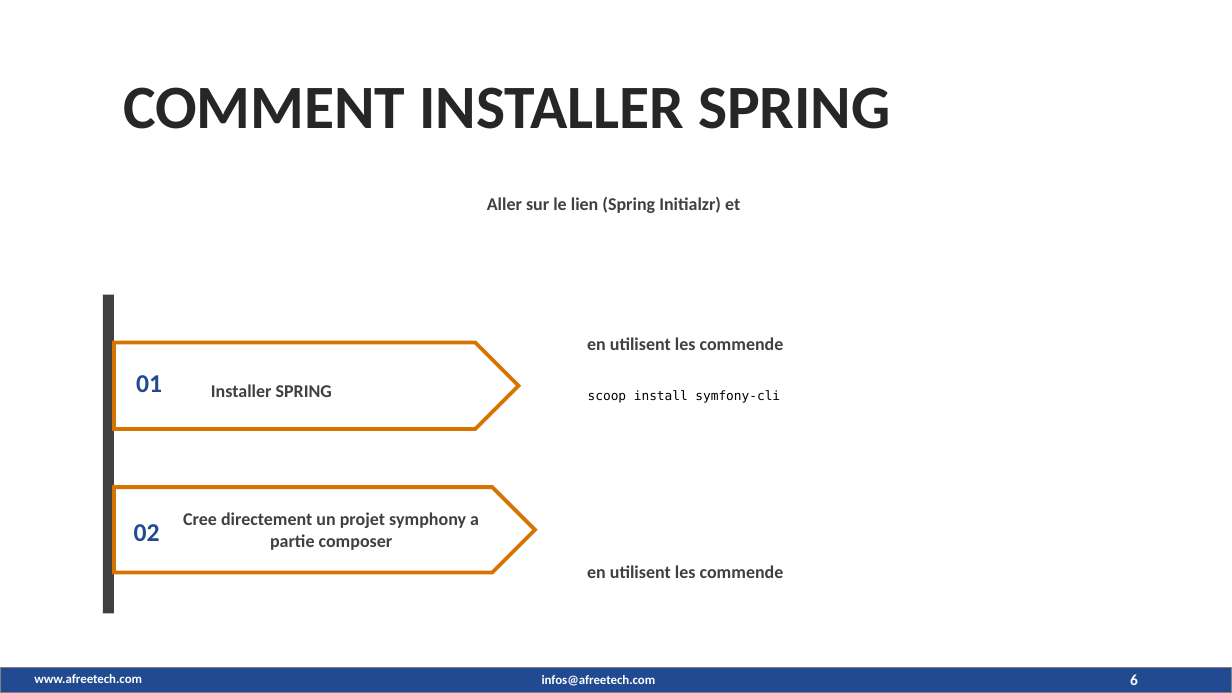
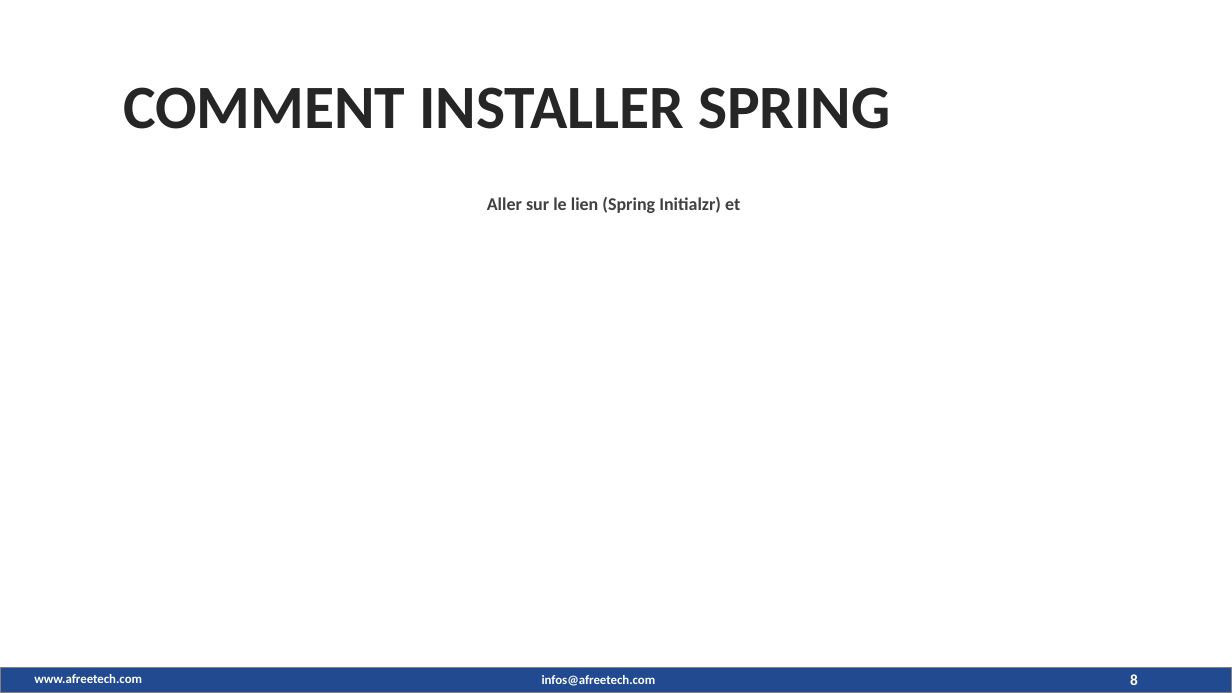
Before and after one commit to maximedorlin/maximedorlin, a slide deck: slide 8 of sprint boot.pptx (slide 6 before the commit). Drawn at 1232x693 pixels with LibreOffice and Linux fonts; fonts in the diff are those of the drawing; background and template pictures are left out. Boxes give left, top, right and bottom in pixels: in the first picture for what was removed or moved away, otherwise in the second. Text is boxed around its words. In the diff, an @@ line names an element or a change of style, - is before the commit and + after.

```diff
--- a/sprint boot.pptx
+++ b/sprint boot.pptx
@@ rectangle removed at (103,295,114,614) @@
@@ pentagon arrow removed at (114,343,518,429) @@
@@ text removed at (587,337,784,350) @@
-en utilisent les commende
@@ text removed at (136,375,162,392) @@
-01
@@ text removed at (211,384,332,397) @@
-Installer SPRING
@@ text removed at (588,390,780,403) @@
-scoop install symfony-cli
@@ pentagon arrow removed at (114,487,535,572) @@
@@ text removed at (134,524,160,541) @@
-02
@@ text removed at (183,512,479,550) @@
-Cree directement un projet symphony a partie composer
@@ text removed at (587,565,784,578) @@
-en utilisent les commende
@@ page number at (1130,674,1138,685): text changed @@
-6
+8
```
Also in this commit, not shown: 5 other slides changed, 5 slides added.
